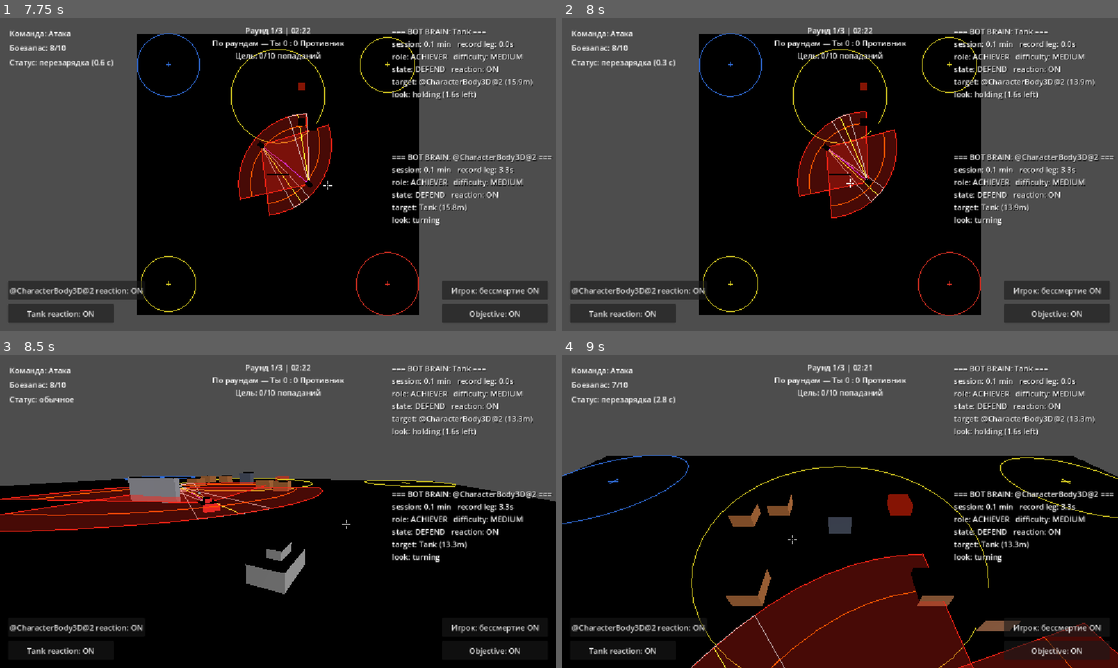
Above: before the commit, frames 1-4 (two rows, left to right).
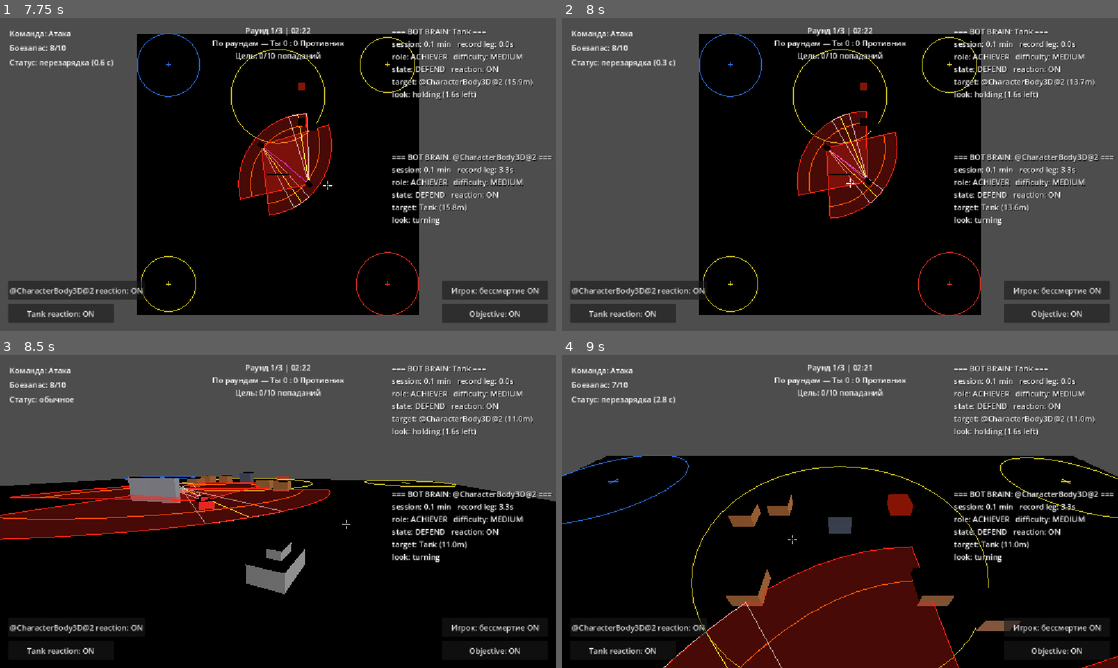
Above: after the commit, the same moments.

Repository: Imadakara/Tanks-Props
Game: Godot game, scene res://scenes/main_menu/MainMenu.tscn
Same seed, same stepped clock (60 frames per second), same inputs: the game is played once before the commit and once after it.
Inputs (mouse positions are in pixels of both pictures, inside the frame that each line leads up to):
- Up to frame 1 (7.75 s): click "Уничтожить цель (TARGET_OBJEC…" at 0.5 s; tap Enter at 1.25 s; move the mouse to (305, 174) at 1.27 s; press the mouse at (305, 174) at 1.28 s; hold W (move_forward) 1.28-5.03 s; move the mouse to (250, 174) at 2.02 s; release the mouse at (250, 174) at 2.03 s; click (250, 174) at 2.1 s; move the mouse to (289, 168) at 2.77 s; hold E (toggle_disguise) 2.78-3.53 s; click (289, 168) at 3.05 s; move the mouse to (272, 180) at 3.52 s; tap 1 at 3.6 s; click (272, 180) at 3.8 s; move the mouse to (316, 177) at 4.27 s; press the mouse at (316, 177) at 4.28 s; tap 2 at 4.35 s; move the mouse to (111, 127) at 5.02 s; release the mouse at (111, 127) at 5.03 s; hold A (turn_left) 5.03-5.78 s; tap 3 at 5.1 s; click (111, 127) at 5.3 s; move the mouse to (305, 174) at 5.77 s; press the mouse at (305, 174) at 5.78 s; hold S (move_backward) 5.78-6.53 s; move the mouse to (194, 96) at 6.52 s; release the mouse at (194, 96) at 6.53 s; hold D (turn_right) 6.53-7.28 s; click (194, 96) at 6.6 s; move the mouse to (400, 158) at 7.27 s; hold W (move_forward) from 7.28 s (still down); hold E (toggle_disguise) from 7.28 s (still down); click (400, 158) at 7.55 s
- Up to frame 2 (8 s): keep holding W (move_forward); keep holding E (toggle_disguise)
- Up to frame 3 (8.5 s): move the mouse to (166, 527) at 8.02 s; release W (move_forward) at 8.03 s; release E (toggle_disguise) at 8.03 s; hold D (turn_right) from 8.03 s (still down); tap 1 at 8.1 s; click (166, 527) at 8.3 s
- Up to frame 4 (9 s): move the mouse to (851, 505) at 8.77 s; release D (turn_right) at 8.78 s; press the mouse at (851, 505) at 8.78 s; hold W (move_forward) from 8.78 s (still down); tap 2 at 8.85 s

Frame 1 is identical in both runs. In frame 2, 0.6% of the frame differs, in the area x 42-95%, y 19-65%; in frame 3, 2.9%; in frame 4, 5.1%, in the area x 18-100%, y 19-100%.

Commit message:
bot move shoot

Diff:
--- a/scenes/tank/tank_ai_controller.gd
+++ b/scenes/tank/tank_ai_controller.gd
@@ -844,13 +844,21 @@
 	match state:
 		State.DEFEND:
 			if _current_target != null and is_instance_valid(_current_target):
-				# reach_dist = fire_range*0.85, не сам fire_range — запас, чтобы гарантированно
-				# оказаться ВНУТРИ радиуса стрельбы (не топтаться ровно на границе, где
-				# float-погрешность может дать dist чуть больше fire_range на отдельных кадрах).
-				var dist: float = _body.global_position.distance_to(_current_target.global_position)
-				if dist > fire_range:
-					_drive_to_point(delta, _current_target.global_position, fire_range * 0.85)
-				else:
+				# [ИЗМЕНЕНО, по прямому запросу — "стрелять на ходу, если цель в зоне досягаемости
+				# стрельбы"] Раньше дистанция гейтилась ЖЁСТКО по fire_range: вошёл в радиус —
+				# движение обнулялось целиком, бот превращался в неподвижную турель. Теперь бот
+				# ВСЕГДА продолжает ехать к цели (reach_dist = fire_range*0.85 — запас, чтобы
+				# гарантированно оказаться ВНУТРИ радиуса стрельбы, не топтаться ровно на границе,
+				# где float-погрешность может дать dist чуть больше fire_range на отдельных
+				# кадрах), стреляя всю дорогу — `_aim_and_fire()` сама решает, готов ли выстрел
+				# (dist<=fire_range), движение сближения этому не мешает. Останавливается ТОЛЬКО
+				# по факту реального прибытия (`arrived`), явно — не полагаемся на то, что
+				# _drive_to_point() сама не трогает inputs после arrived (см. её комментарий):
+				# при живой, двигающейся цели это оставило бы старый ненулевой газ навсегда,
+				# бот продолжал бы упираться в цель без тормоза/антизастряла (те тоже не
+				# выполняются в её ветке "уже приехали").
+				var arrived: bool = _drive_to_point(delta, _current_target.global_position, fire_range * 0.85)
+				if arrived:
 					_movement.ai_move_input = 0.0
 					_movement.ai_turn_input = 0.0
 				_aim_and_fire(_current_target)
@@ -893,17 +901,11 @@
 				_objective_mission_complete = true
 				state = State.IDLE
 			else:
-				# [ИСПРАВЛЕНО, по прямому запросу — "атакующий бот замирает не стреляя в
-				# objective"] Тот же дедлок, что уже был в DEFEND (см. её фикс выше): маршрут
-				# AttackWaypointN может закончиться дальше fire_range от objective (на этой карте
-				# так и есть — ~14м от AttackWaypoint3 при fire_range=8.0 у MEDIUM), а этот стейт
-				# раньше безусловно останавливал движение и просто целился — целиться и стрелять
-				# было НЕЧЕМ, dist<=fire_range никогда не выполнялось. Сближаемся тем же
-				# _drive_to_point(), пока не окажемся внутри радиуса.
-				var dist: float = _body.global_position.distance_to(_objective_node.global_position)
-				if dist > fire_range:
-					_drive_to_point(delta, _objective_node.global_position, fire_range * 0.85)
-				else:
+				# Тот же паттерн, что и в DEFEND (см. её комментарий) — едем к objective и стреляем
+				# всю дорогу, не замирая на границе fire_range; останавливаемся явно только по
+				# факту прибытия (reach_dist = fire_range*0.85).
+				var arrived: bool = _drive_to_point(delta, _objective_node.global_position, fire_range * 0.85)
+				if arrived:
 					_movement.ai_move_input = 0.0
 					_movement.ai_turn_input = 0.0
 				_aim_and_fire(_objective_node)
@@ -1321,16 +1323,13 @@
 ## найдено живым тестом с резким телепортом цели (утрировало обычно небольшую 0.1с-погрешность до
 ## абсурдной: pursue-точка совпала с координатами телепорта за 96м от бота, не с последней реально
 ## видимой позицией).
-## [ИСПРАВЛЕНО, живьём найденный дедлок по прямому запросу — "боты замирают при обнаружении друг
-## друга, держат на прицеле и не стреляют"] Причина: vision_range (10.0 у MEDIUM) шире fire_range
-## (8.0) — цель за пределами fire_range, но внутри vision_range, ВИДНА (значит DEFEND), но
-## недостижима для выстрела, а DEFEND раньше безусловно глушил движение (`ai_move_input=0` для
-## ЛЮБОЙ дистанции) — два бота, оказавшиеся друг у друга в этом "мёртвом кольце", замирали НАВСЕГДА,
-## целясь и не стреляя (см. скриншот в диалоге: dist=8.9м при fire_range=8.0). Фикс — сближение
-## внутри fire_range, см. State.DEFEND в _physics_process(). `_nav_agent.target_position`
-## переустанавливается здесь (не в _physics_process()) — _enter_defend() уже вызывается каждый
-## think-тик, пока цель видна (см. _think()), этого достаточно для живой цели в 1v1-бою;
-## переустанавливать на каждом физ.кадре форсило бы repath 60 раз/сек без реальной пользы.
+## `_nav_agent.target_position` переустанавливается здесь (не в _physics_process()) БЕЗУСЛОВНО —
+## не только пока цель вне fire_range: State.DEFEND теперь сближается и стреляет на ходу до самого
+## reach_dist (см. её комментарий в _physics_process()), значит навмеш-путь обязан вести к РЕАЛЬНОЙ
+## текущей позиции живой цели весь бой, а не застревать на точке, где цель была в момент входа в
+## fire_range. _enter_defend() уже вызывается каждый think-тик, пока цель видна (см. _think()),
+## этого достаточно для живой цели в 1v1-бою; переустанавливать на каждом физ.кадре форсило бы
+## repath 60 раз/сек без реальной пользы.
 func _enter_defend(target: Node) -> void:
 	# Новая переустановка прицельного смещения только на смену цели (см. _reroll_aim_offset()) —
 	# _enter_defend() вызывается КАЖДЫЙ think-тик, пока цель видна (см. _think()), рероллить offset
@@ -1340,8 +1339,7 @@
 	state = State.DEFEND
 	_current_target = target
 	_last_known_target_pos = target.global_position
-	var dist: float = _body.global_position.distance_to(target.global_position)
-	if dist > fire_range and _nav_agent.is_inside_tree():
+	if _nav_agent.is_inside_tree():
 		_nav_agent.target_position = target.global_position
 
 ## Случайное смещение точки прицеливания внутри хитбокса цели — берётся ОДИН РАЗ за заход
